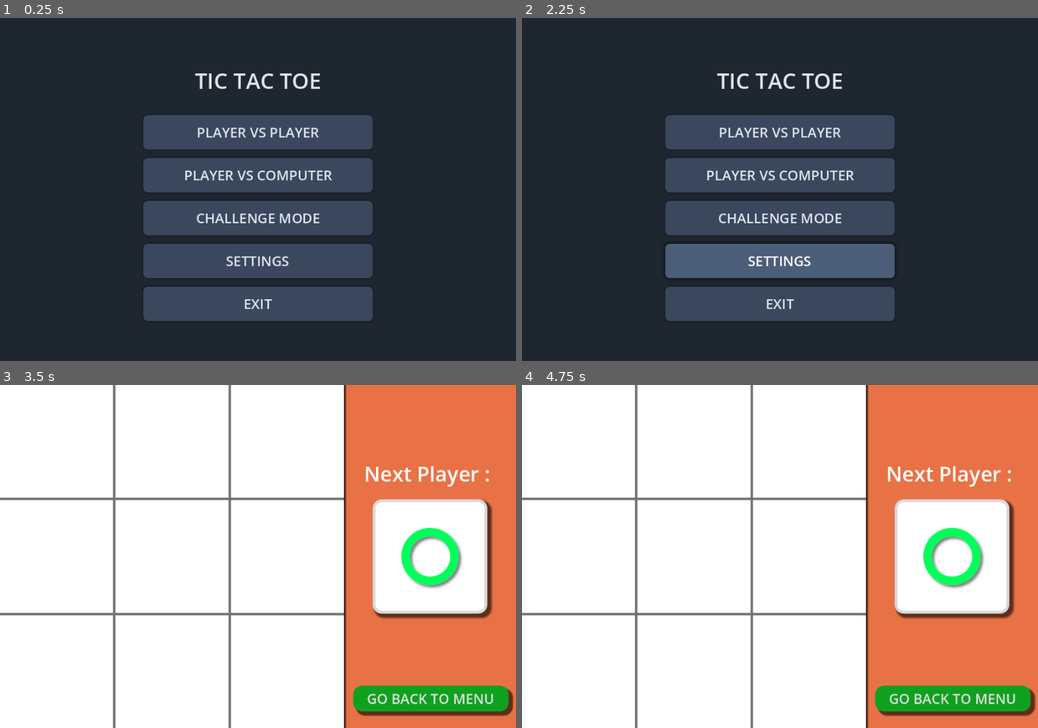
Above: before the commit, frames 1-4 (two rows, left to right).
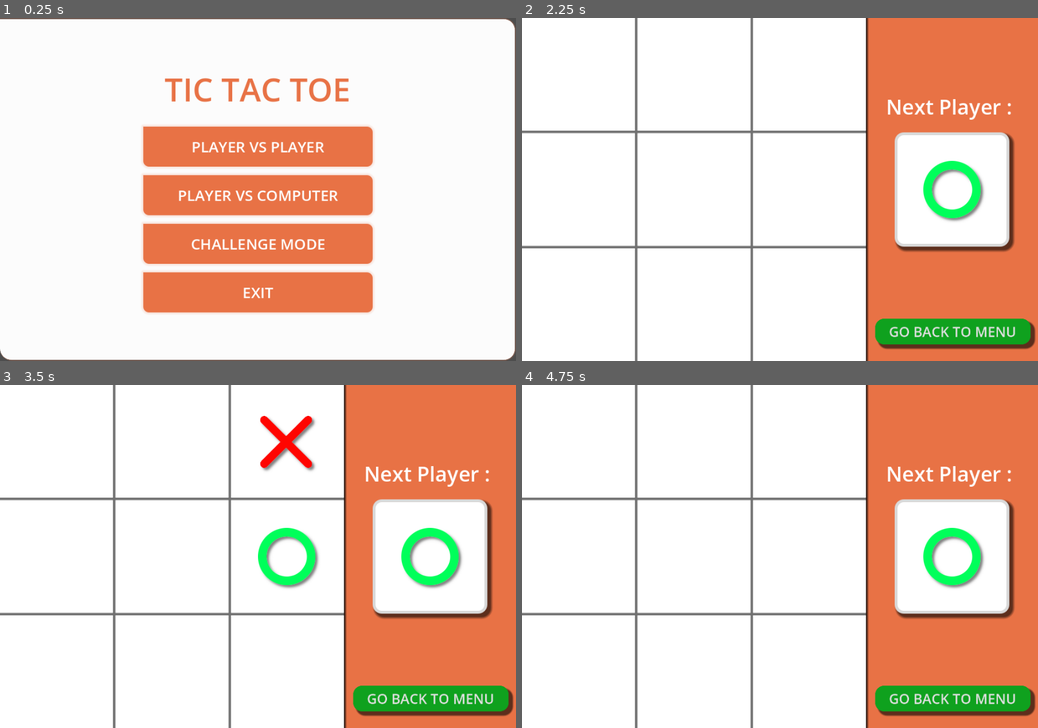
Above: after the commit, the same moments.

Repository: paramdholakia/tic-tac-toe-Godot
Game: Godot game, scene res://Main.tscn
Two runs of this game, one before a commit and one after it. Both use one fixed random seed, a clock stepped at 60 frames per second and the inputs below.
Inputs (mouse positions are in pixels of both pictures, inside the frame that each line leads up to):
- Up to frame 1 (0.25 s): no input
- Up to frame 2 (2.25 s): click "CHALLENGE MODE" at 0.5 s; click "GO BACK TO MENU" at 1.25 s; click (780, 261) at 2 s, where only the run before the commit has a clickable "SETTINGS"
- Up to frame 3 (3.5 s): click (258, 498) at 2.75 s, where only the run before the commit has a clickable "PLAYER VS PLAYER"
- Up to frame 4 (4.75 s): click "GO BACK TO MENU" at 3.5 s; click "PLAYER VS PLAYER" at 4.25 s

The runs differ from the first frame. In frame 1, 100% of the frame differs, in the area x 0-100%, y 0-100%; in frame 2, 100%; in frame 3, 1.9%; in frame 4, nothing differs.

Commit message:
Documented Minimax Algorithm with some Visual changes in Menu

Diff:
--- a/Main.tscn
+++ b/Main.tscn
@@ -3,53 +3,51 @@
 [ext_resource type="Script" path="res://Main.gd" id="1_tij3b"]
 
 [sub_resource type="StyleBoxFlat" id="StyleBoxFlat_Background"]
-bg_color = Color(0.109804, 0.141176, 0.188235, 0.9)
-border_width_left = 2
+bg_color = Color(1, 1, 1, 0.98)
 border_width_top = 2
 border_width_right = 2
 border_width_bottom = 2
-border_color = Color(0.227451, 0.278431, 0.364706, 1)
-corner_radius_top_left = 15
-corner_radius_top_right = 15
-corner_radius_bottom_right = 15
-corner_radius_bottom_left = 15
-expand_margin_left = 10.0
-expand_margin_top = 10.0
-expand_margin_right = 10.0
-expand_margin_bottom = 10.0
-shadow_color = Color(0, 0, 0, 0.3)
-shadow_size = 16
+border_color = Color(0.909, 0.447, 0.271, 0.2)
+corner_radius_top_right = 20
+corner_radius_bottom_right = 20
+corner_radius_bottom_left = 20
+shadow_color = Color(0.909, 0.447, 0.271, 0.1)
 
 [sub_resource type="StyleBoxFlat" id="StyleBoxFlat_ButtonHover"]
-bg_color = Color(0.298039, 0.364706, 0.470588, 1)
-corner_radius_top_left = 8
-corner_radius_top_right = 8
-corner_radius_bottom_right = 8
-corner_radius_bottom_left = 8
-shadow_color = Color(0, 0, 0, 0.2)
-shadow_size = 6
+bg_color = Color(0.949, 0.557, 0.371, 1)
+border_width_top = 2
+border_width_right = 2
+border_width_bottom = 2
+border_color = Color(1, 1, 1, 0.3)
+corner_radius_top_left = 10
+corner_radius_top_right = 10
+corner_radius_bottom_right = 10
+corner_radius_bottom_left = 10
+shadow_color = Color(0.909, 0.447, 0.271, 0.3)
+shadow_size = 8
 
 [sub_resource type="StyleBoxFlat" id="StyleBoxFlat_ButtonPressed"]
-bg_color = Color(0.109804, 0.141176, 0.188235, 1)
-corner_radius_top_left = 8
-corner_radius_top_right = 8
-corner_radius_bottom_right = 8
-corner_radius_bottom_left = 8
+bg_color = Color(0.769, 0.349, 0.184, 1)
+corner_radius_top_right = 10
+corner_radius_bottom_right = 10
+corner_radius_bottom_left = 10
+shadow_size = 2
 
 [sub_resource type="StyleBoxFlat" id="StyleBoxFlat_ButtonNormal"]
-bg_color = Color(0.227451, 0.278431, 0.364706, 1)
-corner_radius_top_left = 8
-corner_radius_top_right = 8
-corner_radius_bottom_right = 8
-corner_radius_bottom_left = 8
-shadow_color = Color(0, 0, 0, 0.15)
-shadow_size = 4
+bg_color = Color(0.909, 0.447, 0.271, 1)
+corner_radius_top_right = 10
+corner_radius_bottom_right = 10
+corner_radius_bottom_left = 10
+shadow_color = Color(0.909, 0.447, 0.271, 0.2)
+shadow_size = 5
 
 [node name="Menu" type="Control"]
 layout_mode = 3
 anchors_preset = 15
 anchor_right = 1.0
 anchor_bottom = 1.0
+grow_horizontal = 2
+grow_vertical = 2
 script = ExtResource("1_tij3b")
 
 [node name="Background" type="Panel" parent="."]
@@ -66,17 +64,18 @@
 [node name="VBoxContainer" type="VBoxContainer" parent="Background/CenterContainer"]
 custom_minimum_size = Vector2(400, 0)
 layout_mode = 2
-theme_override_constants/separation = 20
+theme_override_constants/separation = 25
 alignment = 1
 
 [node name="Title" type="Label" parent="Background/CenterContainer/VBoxContainer"]
 custom_minimum_size = Vector2(0, 80)
 layout_mode = 2
-theme_override_colors/font_color = Color(0.878431, 0.898039, 0.929412, 1)
-theme_override_font_sizes/font_size = 38
+theme_override_colors/font_color = Color(0.909, 0.447, 0.271, 1)
+theme_override_font_sizes/font_size = 56
 text = "TIC TAC TOE"
 horizontal_alignment = 1
 vertical_alignment = 1
+uppercase = true
 
 [node name="ButtonContainer" type="VBoxContainer" parent="Background/CenterContainer/VBoxContainer"]
 custom_minimum_size = Vector2(0, 300)
@@ -84,75 +83,56 @@
 theme_override_constants/separation = 15
 
 [node name="PVP" type="Button" parent="Background/CenterContainer/VBoxContainer/ButtonContainer"]
-custom_minimum_size = Vector2(0, 60)
+custom_minimum_size = Vector2(0, 70)
 layout_mode = 2
 size_flags_horizontal = 3
 size_flags_vertical = 3
 theme_override_colors/font_hover_color = Color(1, 1, 1, 1)
-theme_override_colors/font_pressed_color = Color(0.8, 0.8, 0.8, 1)
-theme_override_colors/font_color = Color(0.878431, 0.898039, 0.929412, 1)
-theme_override_font_sizes/font_size = 24
-theme_override_styles/focus = SubResource("StyleBoxFlat_ButtonHover")
+theme_override_colors/font_pressed_color = Color(1, 1, 1, 0.9)
+theme_override_colors/font_color = Color(1, 1, 1, 1)
+theme_override_font_sizes/font_size = 26
 theme_override_styles/hover = SubResource("StyleBoxFlat_ButtonHover")
 theme_override_styles/pressed = SubResource("StyleBoxFlat_ButtonPressed")
 theme_override_styles/normal = SubResource("StyleBoxFlat_ButtonNormal")
 text = "PLAYER VS PLAYER"
 
 [node name="PVC" type="Button" parent="Background/CenterContainer/VBoxContainer/ButtonContainer"]
-custom_minimum_size = Vector2(0, 60)
+custom_minimum_size = Vector2(0, 70)
 layout_mode = 2
 size_flags_horizontal = 3
 size_flags_vertical = 3
 theme_override_colors/font_hover_color = Color(1, 1, 1, 1)
-theme_override_colors/font_pressed_color = Color(0.8, 0.8, 0.8, 1)
-theme_override_colors/font_color = Color(0.878431, 0.898039, 0.929412, 1)
-theme_override_font_sizes/font_size = 24
-theme_override_styles/focus = SubResource("StyleBoxFlat_ButtonHover")
+theme_override_colors/font_pressed_color = Color(1, 1, 1, 0.9)
+theme_override_colors/font_color = Color(1, 1, 1, 1)
+theme_override_font_sizes/font_size = 26
 theme_override_styles/hover = SubResource("StyleBoxFlat_ButtonHover")
 theme_override_styles/pressed = SubResource("StyleBoxFlat_ButtonPressed")
 theme_override_styles/normal = SubResource("StyleBoxFlat_ButtonNormal")
 text = "PLAYER VS COMPUTER"
 
 [node name="PVAI" type="Button" parent="Background/CenterContainer/VBoxContainer/ButtonContainer"]
-custom_minimum_size = Vector2(0, 60)
+custom_minimum_size = Vector2(0, 70)
 layout_mode = 2
 size_flags_horizontal = 3
 size_flags_vertical = 3
 theme_override_colors/font_hover_color = Color(1, 1, 1, 1)
-theme_override_colors/font_pressed_color = Color(0.8, 0.8, 0.8, 1)
-theme_override_colors/font_color = Color(0.878431, 0.898039, 0.929412, 1)
-theme_override_font_sizes/font_size = 24
-theme_override_styles/focus = SubResource("StyleBoxFlat_ButtonHover")
+theme_override_colors/font_pressed_color = Color(1, 1, 1, 0.9)
+theme_override_colors/font_color = Color(1, 1, 1, 1)
+theme_override_font_sizes/font_size = 26
 theme_override_styles/hover = SubResource("StyleBoxFlat_ButtonHover")
 theme_override_styles/pressed = SubResource("StyleBoxFlat_ButtonPressed")
 theme_override_styles/normal = SubResource("StyleBoxFlat_ButtonNormal")
 text = "CHALLENGE MODE"
 
-[node name="Options" type="Button" parent="Background/CenterContainer/VBoxContainer/ButtonContainer"]
-custom_minimum_size = Vector2(0, 60)
+[node name="Exit" type="Button" parent="Background/CenterContainer/VBoxContainer/ButtonContainer"]
+custom_minimum_size = Vector2(0, 70)
 layout_mode = 2
 size_flags_horizontal = 3
 size_flags_vertical = 3
 theme_override_colors/font_hover_color = Color(1, 1, 1, 1)
-theme_override_colors/font_pressed_color = Color(0.8, 0.8, 0.8, 1)
-theme_override_colors/font_color = Color(0.878431, 0.898039, 0.929412, 1)
-theme_override_font_sizes/font_size = 24
-theme_override_styles/focus = SubResource("StyleBoxFlat_ButtonHover")
-theme_override_styles/hover = SubResource("StyleBoxFlat_ButtonHover")
-theme_override_styles/pressed = SubResource("StyleBoxFlat_ButtonPressed")
-theme_override_styles/normal = SubResource("StyleBoxFlat_ButtonNormal")
-text = "SETTINGS"
-
-[node name="Exit" type="Button" parent="Background/CenterContainer/VBoxContainer/ButtonContainer"]
-custom_minimum_size = Vector2(0, 60)
-layout_mode = 2
-size_flags_horizontal = 3
-size_flags_vertical = 3
-theme_override_colors/font_hover_color = Color(1, 1, 1, 1)
-theme_override_colors/font_pressed_color = Color(0.8, 0.8, 0.8, 1)
-theme_override_colors/font_color = Color(0.878431, 0.898039, 0.929412, 1)
-theme_override_font_sizes/font_size = 24
-theme_override_styles/focus = SubResource("StyleBoxFlat_ButtonHover")
+theme_override_colors/font_pressed_color = Color(1, 1, 1, 0.9)
+theme_override_colors/font_color = Color(1, 1, 1, 1)
+theme_override_font_sizes/font_size = 26
 theme_override_styles/hover = SubResource("StyleBoxFlat_ButtonHover")
 theme_override_styles/pressed = SubResource("StyleBoxFlat_ButtonPressed")
 theme_override_styles/normal = SubResource("StyleBoxFlat_ButtonNormal")
@@ -161,5 +141,4 @@
 [connection signal="pressed" from="Background/CenterContainer/VBoxContainer/ButtonContainer/PVP" to="." method="_on_pvp_pressed"]
 [connection signal="pressed" from="Background/CenterContainer/VBoxContainer/ButtonContainer/PVC" to="." method="_on_pvc_pressed"]
 [connection signal="pressed" from="Background/CenterContainer/VBoxContainer/ButtonContainer/PVAI" to="." method="_on_pvai_pressed"]
-[connection signal="pressed" from="Background/CenterContainer/VBoxContainer/ButtonContainer/Options" to="." method="_on_options_pressed"]
 [connection signal="pressed" from="Background/CenterContainer/VBoxContainer/ButtonContainer/Exit" to="." method="_on_exit_pressed"]
--- a/project.godot
+++ b/project.godot
@@ -21,7 +21,12 @@
 window/size/viewport_height=600
 window/size/resizable=false
 
+[global]
+
+SharedArrayBuffer=false
+
 [rendering]
 
 renderer/rendering_method="gl_compatibility"
 renderer/rendering_method.mobile="gl_compatibility"
+textures/vram_compression/import_etc2_astc=true
--- a/scripts/PVAI.gd
+++ b/scripts/PVAI.gd
@@ -1,75 +1,111 @@
 extends Node
 
-@export var circle_scene: PackedScene
-@export var cross_scene: PackedScene
+# Exported PackedScenes for the circle and cross markers, used to instantiate markers on the board dynamically.
+@export var circle_scene: PackedScene  # Scene for player 1's marker (circle)
+@export var cross_scene: PackedScene   # Scene for player 2's marker (cross)
 
 # Board and game state variables
-var board_size: int
-var cell_size: int
-var grid_data: Array
-var player: int
-var temp_marker
-var player_panel_pos: Vector2i
-var winner: int
-var moves: int
-
+var board_size: int  				# The size (width and height) of the board texture, used for calculating grid placement.
+var cell_size: int   				# The size of each cell within the grid (determined by board_size / 3 for a 3x3 grid).
+var grid_data: Array 				# A 2D array representing the tic-tac-toe board (0 = empty, 1 = player 1, -1 = player 2).
+var player: int  					# The current player (1 for Player 1, -1 for AI or Player 2 in multiplayer).
+var temp_marker  					# Temporary marker used to preview the player's move before placing it.
+var player_panel_pos: Vector2i  	# The position where the player's marker preview appears before making a move.
+var winner: int 					# Indicates the winner of the game (1 for Player 1, -1 for Player 2, 0 if no winner yet).
+var moves: int  					# Tracks the number of moves made in the game, useful for detecting draws.
+
+# Called when the node enters the scene tree for the first time.
 func _ready():
-	board_size = $Board.texture.get_width()
-	cell_size = int(board_size / 3.0)  # Explicitly cast to int
-	player_panel_pos = $PlayerPanel.get_position()
-	new_game()
-
+	board_size = $Board.texture.get_width()  		# Retrieve the board texture width to determine grid dimensions.
+	cell_size = int(board_size / 3.0)  				# Calculate the individual cell size for the 3x3 grid.
+	player_panel_pos = $PlayerPanel.get_position()  # Store the initial position of the player's panel (UI hint).
+	new_game()  									# Start a new game when the scene is first loaded.
+
+# Called every frame. Not used here but may be useful for future extensions.
 func _process(_delta):
 	pass
 
+"""
+@func new_game
+
+@desc Resets the game state and starts a new game. It clears the board, sets the player to 1, and creates the first marker.
+"""
+func new_game():
+	moves 		= 0  								# Reset move counter.
+	player 		= 1  								# Player 1 always starts first.
+	winner 		= 0  								# No winner at the beginning.
+	grid_data 	= [[0, 0, 0], [0, 0, 0], [0, 0, 0]] # Reset the game board to an empty state.
+	temp_marker = null  							# Clear the temporary marker preview.
+
+	# Remove all existing markers from the board.
+	get_tree().call_group("crosses", "queue_free")
+	get_tree().call_group("circles", "queue_free")
+
+	# Create the first player's marker preview at their panel.
+	create_marker(player, player_panel_pos + Vector2i(cell_size / 2.0, cell_size / 2.0), true)
+
+	# Hide the game over menu and ensure the game is active.
+	$GameOverMenu.hide()
+	get_tree().paused = false							# Unpause the game if it was paused
+
+"""
+@func create_marker
+
+@desc Creates a marker (either a circle or cross) at the specified position on the board.
+
+@param marker_player : 	The player who owns the marker (1 for player 1, -1 for player 2)
+@param position		 : 	The position where the marker should be placed
+@param temp 		 : 	Whether the marker is temporary (used for previewing a move) default is false
+"""
 func create_marker(marker_player, position, temp = false):
-	var marker = (circle_scene if marker_player == 1 else cross_scene).instantiate()
-	marker.position = position
-	add_child(marker)
-	if temp:
-		temp_marker = marker
-
+	var marker = (circle_scene if marker_player == 1 else cross_scene).instantiate()  # Instantiate the marker scene based on the player (1 for circle, else for cross)
+	marker.position = position                                                        # Assign the marker's position on the board.
+	add_child(marker)                                                                 # Add the marker to the game scene.
+	if temp: temp_marker = marker                                                     # Store the temporary marker if previewing the move.
+
+"""
+@func _input
+
+@desc Handles input events, specifically mouse button clicks. It checks if the click is within the board boundaries.
+
+@param event : The input event that triggered this function
+"""
 func _input(event):
 	if event is InputEventMouseButton and event.button_index == MOUSE_BUTTON_LEFT and event.pressed:
-		if event.position.x < board_size:
-			var x = int(event.position.x / float(cell_size))  # Use float division
-			var y = int(event.position.y / float(cell_size))  # Use float division
-			if grid_data[y][x] == 0 and player == 1:
-				moves += 1
-				grid_data[y][x] = player
-				@warning_ignore("narrowing_conversion")
+		if event.position.x < board_size:  						# Ensure click is within the board boundary.
+			var x = int(event.position.x / float(cell_size)) 	# Convert mouse X position to grid coordinates.
+			var y = int(event.position.y / float(cell_size))  	# Convert mouse Y position to grid coordinates.
+
+			if grid_data[y][x] == 0 and player == 1:  			# Only allow Player 1 to place moves.
+				moves += 1  									# Increment move counter.
+				grid_data[y][x] = player  						# Mark the move on the grid.
 				create_marker(player, Vector2i(x, y) * cell_size + Vector2i(cell_size / 2.0, cell_size / 2.0))
 
 				if check_end_state():
-					return
-
-				player *= -1
+					return  # Stop further execution if the game has ended.
+
+				player *= -1  # Switch to Player 2 (AI in single-player mode).
 				if temp_marker:
-					temp_marker.queue_free()
-				@warning_ignore("narrowing_conversion")
+					temp_marker.queue_free()  # Remove preview marker.
 				create_marker(player, player_panel_pos + Vector2i(cell_size / 2.0, cell_size / 2.0), true)
 
 				if player == -1:
-					best_move()
-
-func new_game():
-	moves = 0
-	player = 1
-	winner = 0
-	grid_data = [[0, 0, 0], [0, 0, 0], [0, 0, 0]]
-	temp_marker = null
-	get_tree().call_group("crosses", "queue_free")
-	get_tree().call_group("circles", "queue_free")
-	@warning_ignore("narrowing_conversion")
-	create_marker(player, player_panel_pos + Vector2i(cell_size / 2.0, cell_size / 2.0), true)
-	$GameOverMenu.hide()
-	get_tree().paused = false
-
+					best_move()  # AI calculates and makes the best move.
+
+
+"""
+@func check_winner_grid
+
+@desc Checks for a winner by evaluating rows, columns, and diagonals.
+
+@param grid : The grid to check for a winner
+@return : The winner (1 for player 1, -1 for player 2, 0 for no winner)
+"""
 func check_winner_grid(grid):
-	# Check rows and columns
+	# Check rows and columns for a winner
 	for i in range(3):
 		var row = grid[i]
-		if abs(row[0] + row[1] + row[2]) == 3:
+		if abs(row[0] + row[1] + row[2]) == 3:  # If all elements in the row are the same (sum = 3 or -3)
 			return row[0]
 		var col = [grid[0][i], grid[1][i], grid[2][i]]
 		if abs(col[0] + col[1] + col[2]) == 3:
@@ -85,91 +121,137 @@
 
 	return 0  # No winner
 
+"""
+@func check_winner
+
+@desc Calls check_winner_grid on the grid data to get the winner.
+
+@return : The winner (1 for player 1, -1 for player 2, 0 for no winner)
+"""
 func check_winner():
 	return check_winner_grid(grid_data)
 
+"""
+@func check_end_state
+
+@desc Checks if the game has ended by determining if there is a winner or a draw.
+
+@return : True if the game has ended, False otherwise
+"""
 func check_end_state():
-	winner = check_winner()
+	winner = check_winner()  		# Get the winner
 	if winner != 0:
 		$GameOverMenu.get_node("ResultLabel").text = "Player 1 wins!" if winner == 1 else "Player 2 wins!"
-		$GameOverMenu.show()
-		get_tree().paused = true
+		$GameOverMenu.show()  		# Display the game over menu
+		get_tree().paused = true  	# Pause the game
 		return true
-	elif moves == 9:
+	elif moves == 9: 				 # Check for a draw (9 moves means the board is full)
 		$GameOverMenu.get_node("ResultLabel").text = "It's a draw!"
-		$GameOverMenu.show()
-		get_tree().paused = true
+		$GameOverMenu.show()  		# Display the game over menu
+		get_tree().paused = true  	# Pause the game
 		return true
 	return false
 
+"""
+@func copy_grid
+
+@desc Makes a copy of the grid.
+
+@param grid : The grid to copy
+@return : A new copy of the grid
+"""
 func copy_grid(grid):
 	var new_grid = []
 	for row in grid:
-		new_grid.append(row.duplicate())
+		new_grid.append(row.duplicate())  # Duplicate each row of the grid
 	return new_grid
 
+"""
+@func minimax
+
+@desc Minimax algorithm for calculating the best move (recursive).
+
+@param grid : The current state of the grid
+@param depth : The depth of the recursion (used to prioritize faster wins)
+@param is_maximizing : Whether the current player is maximizing (AI) or minimizing (human)
+@return : The score of the best move
+"""
 func minimax(grid, depth, is_maximizing):
 	var result = check_winner_grid(grid)
 	if result == -1:  # AI wins
 		return 10 - depth
 	elif result == 1:  # Human wins
 		return depth - 10
-	elif is_grid_full(grid):
-		return 0  # Draw
-
-	if is_maximizing:
+	elif is_grid_full(grid):  # Check for a draw (grid is full)
+		return 0
+
+	if is_maximizing:  # Maximizing player (AI)
 		var best_score = -INF
 		for y in range(3):
 			for x in range(3):
-				if grid[y][x] == 0:
+				if grid[y][x] == 0:  # If the cell is empty
 					var new_grid = copy_grid(grid)
-					new_grid[y][x] = -1  # AI's move
-					var score = minimax(new_grid, depth + 1, false)
-					best_score = max(best_score, score)
+					new_grid[y][x] = -1  # Make AI's move
+					var score = minimax(new_grid, depth + 1, false)  # Recursively evaluate the move
+					best_score = max(best_score, score)  # Maximize the score for the AI
 		return best_score
-	else:
+	else:  # Minimizing player (Human)
 		var best_score = INF
 		for y in range(3):
 			for x in range(3):
-				if grid[y][x] == 0:
+				if grid[y][x] == 0:  # If the cell is empty
 					var new_grid = copy_grid(grid)
-					new_grid[y][x] = 1  # Human's move
-					var score = minimax(new_grid, depth + 1, true)
-					best_score = min(best_score, score)
+					new_grid[y][x] = 1  # Make human's move
+					var score = minimax(new_grid, depth + 1, true)  # Recursively evaluate the move
+					best_score = min(best_score, score)  # Minimize the score for the human
 		return best_score
 
+"""
+@func is_grid_full
+
+@desc Checks if the grid is full (no empty cells).
+
+@param grid : The grid to check
+@return : True if the grid is full, False otherwise
+"""
 func is_grid_full(grid):
 	for y in range(3):
 		for x in range(3):
-			if grid[y][x] == 0:
+			if grid[y][x] == 0:  # If there's an empty cell
 				return false
 	return true
 
+"""
+@func best_move
+
+@desc Determines the best move for the AI by first checking for an immediate win or block.
+If neither is possible, the Minimax algorithm is used to choose the best move.
+"""
 func best_move():
-	var _best_score = -INF  # Renamed to avoid unused variable warning
-	var _best_move = Vector2i(-1, -1)  # Renamed to avoid shadowing function name
-
-	# First check if AI can win immediately
+	var _best_score = -INF
+	var _best_move = Vector2i(-1, -1)
+
+	# Check if AI can win immediately
 	for y in range(3):
 		for x in range(3):
 			if grid_data[y][x] == 0:
 				var grid_copy = copy_grid(grid_data)
-				grid_copy[y][x] = -1
+				grid_copy[y][x] = -1  # AI's move
 				if check_winner_grid(grid_copy) == -1:
-					_best_move = Vector2i(x, y)
+					_best_move = Vector2i(x, y)  # AI wins with this move
 					break
 		if _best_move != Vector2i(-1, -1):
 			break
 
-	# Then check if player can win next turn (block)
+	# Check if player can win next turn and block it
 	if _best_move == Vector2i(-1, -1):
 		for y in range(3):
 			for x in range(3):
 				if grid_data[y][x] == 0:
 					var grid_copy = copy_grid(grid_data)
-					grid_copy[y][x] = 1
+					grid_copy[y][x] = 1  # Player's move
 					if check_winner_grid(grid_copy) == 1:
-						_best_move = Vector2i(x, y)
+						_best_move = Vector2i(x, y)  # Block player's winning move
 						break
 			if _best_move != Vector2i(-1, -1):
 				break
@@ -181,7 +263,7 @@
 			for x in range(3):
 				if grid_data[y][x] == 0:
 					var grid_copy = copy_grid(grid_data)
-					grid_copy[y][x] = -1
+					grid_copy[y][x] = -1  # AI's move
 					var current_score = minimax(grid_copy, 0, false)
 					if current_score > highest_score:
 						highest_score = current_score
@@ -191,20 +273,28 @@
 	if _best_move != Vector2i(-1, -1):
 		grid_data[_best_move.y][_best_move.x] = -1
 		moves += 1
-		@warning_ignore("narrowing_conversion")
-		create_marker(-1, _best_move * cell_size + Vector2i(cell_size / 2.0, cell_size / 2.0))
+		create_marker(-1, _best_move * cell_size + Vector2i(cell_size / 2.0, cell_size / 2.0))  # Place AI's marker
 
 		if check_end_state():
 			return
 
-		player *= -1
+		player *= -1  # Switch back to the human player
 		if temp_marker:
-			temp_marker.queue_free()
-		@warning_ignore("narrowing_conversion")
-		create_marker(player, player_panel_pos + Vector2i(cell_size / 2.0, cell_size / 2.0), true)
-
+			temp_marker.queue_free()  # Remove the temporary marker
+		create_marker(player, player_panel_pos + Vector2i(cell_size / 2.0, cell_size / 2.0), true)  # Create preview marker for player
+
+"""
+@func _on_game_over_menu_restart_game
+
+@desc Called when the game over menu's "Restart" button is pressed. Resets the game state.
+"""
 func _on_game_over_menu_restart_game():
-	new_game()
-
+	new_game()  # Start a new game
+
+"""
+@func _on_go_to_menu_pressed
+
+@desc Called when the "Go to Menu" button is pressed in the game over menu. Changes the scene to the main menu.
+"""
 func _on_go_to_menu_pressed():
-	get_tree().change_scene_to_file("res://Main.tscn")
+	get_tree().change_scene_to_file("res://Main.tscn")  # Go back to the main menu
Not shown, changed: export_presets.cfg
